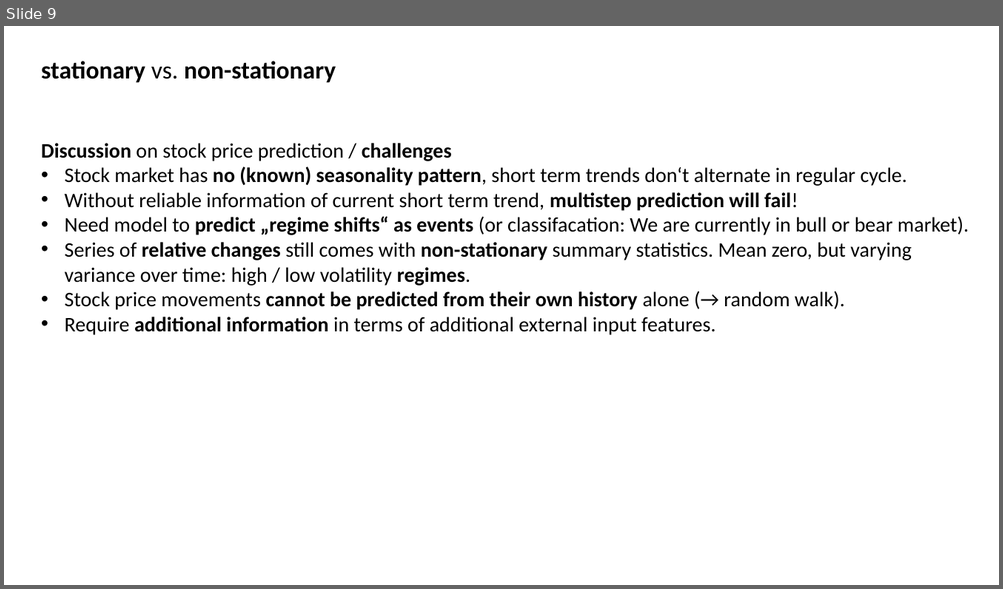
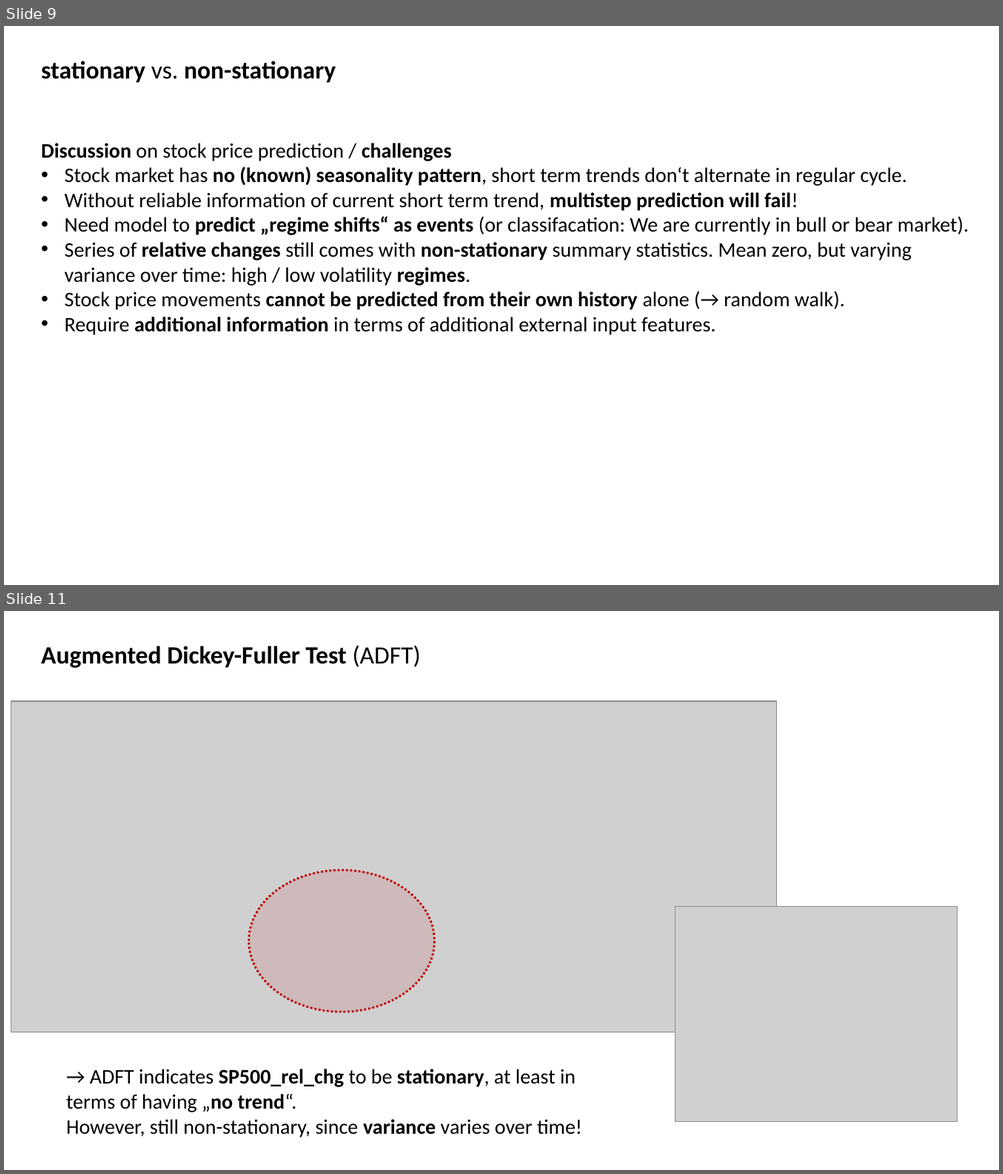
Before and after one commit to MarcoLandtHayen/EchoStateNetworks, a slide deck: ESN_wrapUP_decomposition_and_DeepESNs.pptx. Shown one above the other, each under a label of ours: slide 9 before the commit, slides 9 and 11 after it; the slides between them are not shown. The pictures are 1003x589 and 1003x1174 pixels, drawn with LibreOffice and Linux fonts; fonts in the diff are those of the drawing; grey boxes stand for pictures. Boxes give left, top, right and bottom in pixels: in the first picture for what was removed or moved away, otherwise in the second. Text is boxed around its words. In the diff, an @@ line names an element or a change of style, - is before the commit and + after.

```diff
--- a/ESN_wrapUP_decomposition_and_DeepESNs.pptx
+++ b/ESN_wrapUP_decomposition_and_DeepESNs.pptx
@@ slide 11 added at (4,611,999,1170), background #FFFFFF @@
@@ text added at (41,645,421,668), 24 pt, text #000000, bold @@
+Augmented Dickey-Fuller Test (ADFT)
@@ picture added at (11,701,777,1033) @@
@@ ellipse added at (249,871,435,1012), fill #C00000 at 10% opacity, outline #C00000 2 pt dashed @@
@@ picture added at (675,906,958,1122) @@
@@ text added at (66,1069,582,1138), 20 pt, text #000000 @@
+  → ADFT indicates SP500_rel_chg to be stationary, at least in terms of having „no trend“.
+  However, still non-stationary, since variance varies over time!
```
Also in this commit, not shown: 12 other slides added, 2 other files.
